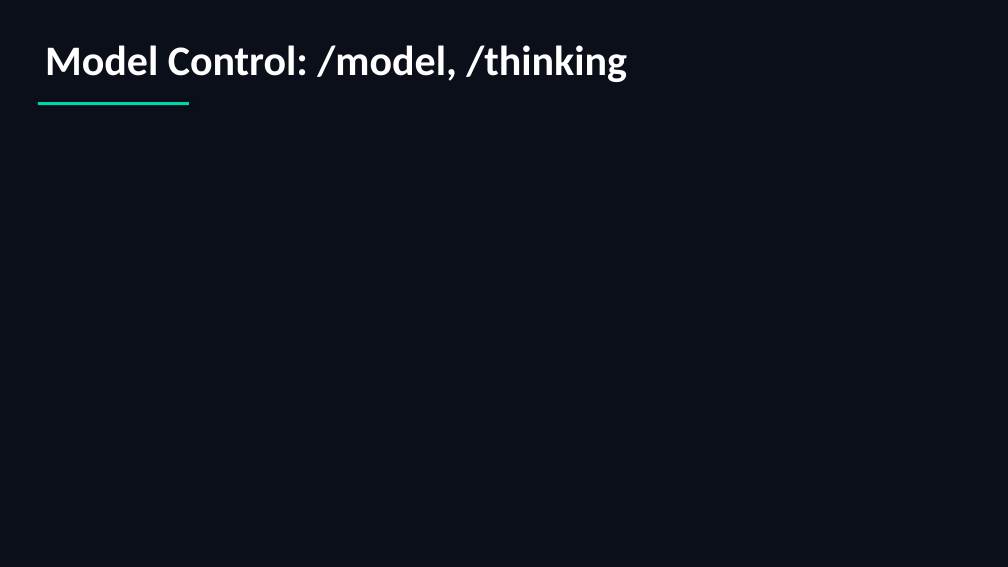
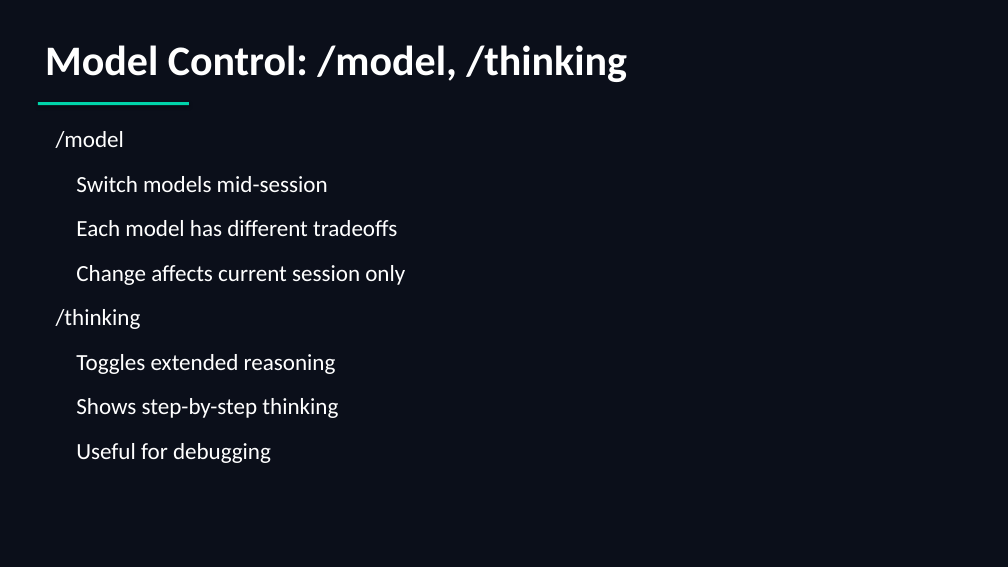
Before and after one commit to scottrhay/AIA-ClaudeCopilot, a slide deck: slide 55 of slides/Day2_Claude_Code_Fundamentals.pptx. Drawn at 1008x567 pixels with LibreOffice and Linux fonts; fonts in the diff are those of the drawing. Boxes give left, top, right and bottom in pixels: in the first picture for what was removed or moved away, otherwise in the second. Text is boxed around its words. In the diff, an @@ line names an element or a change of style, - is before the commit and + after.

```diff
--- a/slides/Day2_Claude_Code_Fundamentals.pptx
+++ b/slides/Day2_Claude_Code_Fundamentals.pptx
@@ text added at (56,131,405,463), 22 pt, text #FFFFFF @@
+/model
+Switch models mid-session
+Each model has different tradeoffs
+Change affects current session only
+/thinking
+Toggles extended reasoning
+Shows step-by-step thinking
+Useful for debugging
```
Also in this commit, not shown: 40 other slides changed, 1 slide added, 1 slide removed.
